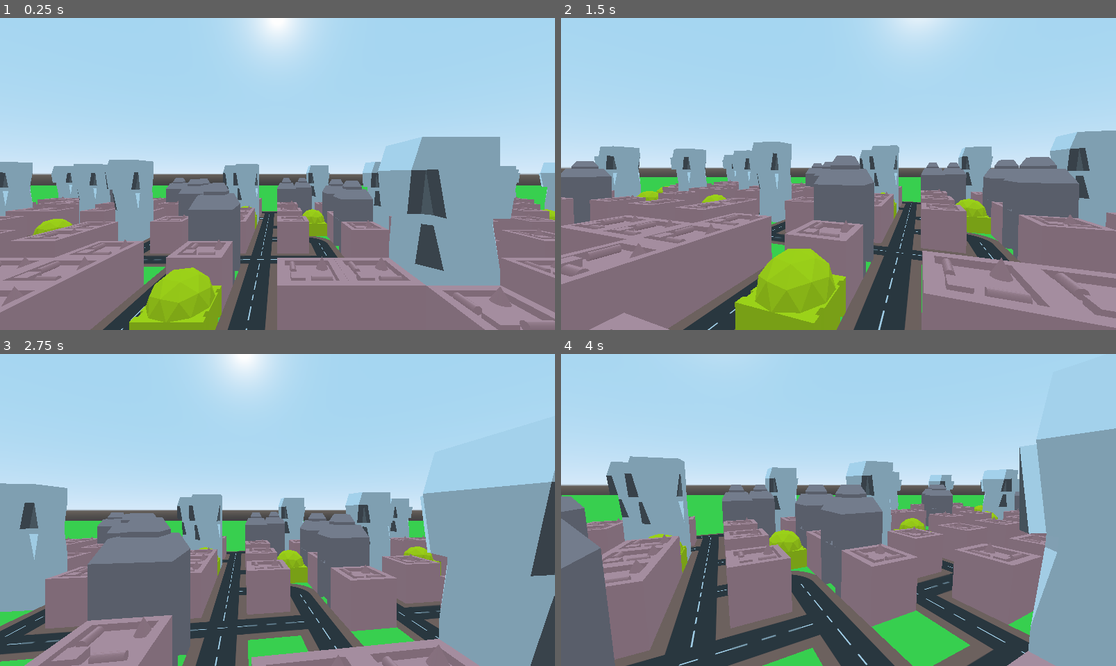
Above: before the commit, frames 1-4 (two rows, left to right).
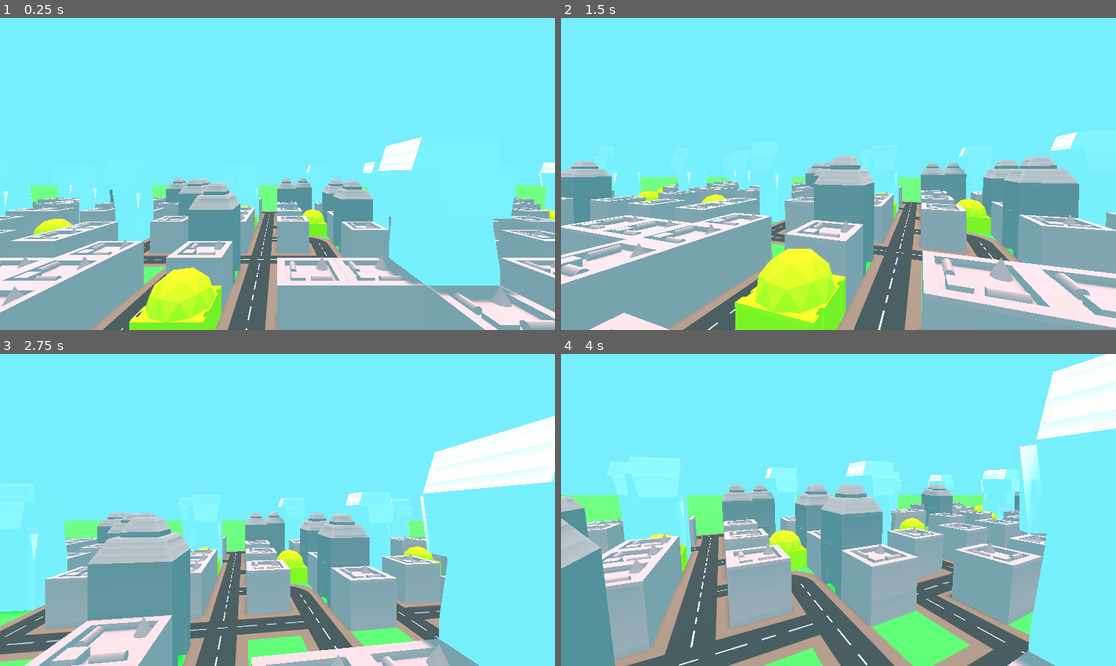
Above: after the commit, the same moments.

Repository: NterpriseCEO/GE-EmergenceProject
Game: Godot game, scene res://City.tscn
Two runs of this game, one before a commit and one after it. Both use one fixed random seed, a clock stepped at 60 frames per second and the inputs below.
Inputs (mouse positions are in pixels of both pictures, inside the frame that each line leads up to):
- Up to frame 1 (0.25 s): no input
- Up to frame 2 (1.5 s): move the mouse to (866, 174) at 0.52 s; hold E (e) 0.53-1.28 s; hold Up (ui_up) from 0.53 s (still down); tap Enter at 1.25 s; move the mouse to (810, 174) at 1.27 s; tap E (e) at 1.35 s
- Up to frame 3 (2.75 s): keep holding Up (ui_up); tap Space at 2 s; move the mouse to (288, 503) at 2.02 s; hold Q (q) from 2.03 s (still down); tap E (e) at 2.3 s
- Up to frame 4 (4 s): keep holding Up (ui_up); tap Enter at 2.75 s; move the mouse to (832, 516) at 2.77 s; release Q (q) at 2.78 s; tap E (e) at 2.85 s; tap Space at 3.5 s; move the mouse to (877, 513) at 3.52 s; hold E (e) from 3.53 s (still down)

The runs differ from the first frame. In frame 1, 100% of the frame differs, in the area x 0-100%, y 0-100%; in frame 2, 100%; in frame 3, 100%; in frame 4, 100%.

Commit message:
Added audio and lighting

Diff:
--- a/City.tscn
+++ b/City.tscn
@@ -1,7 +1,8 @@
-[gd_scene load_steps=12 format=2]
+[gd_scene load_steps=18 format=2]
 
 [ext_resource path="res://scripts/CameraMovement.gd" type="Script" id=1]
 [ext_resource path="res://scripts/GenerateMap.gd" type="Script" id=2]
+[ext_resource path="res://audio/eternal_lullaby.mp3" type="AudioStream" id=3]
 
 [sub_resource type="BoxShape" id=9]
 extents = Vector3( 100, 0.005, 100 )
@@ -25,6 +26,123 @@
 albedo_color = Color( 0.219608, 0.901961, 0.694118, 1 )
 
 [sub_resource type="CapsuleShape" id=8]
+
+[sub_resource type="Animation" id=11]
+length = 0.001
+tracks/0/type = "value"
+tracks/0/path = NodePath(".:rotation_degrees")
+tracks/0/interp = 1
+tracks/0/loop_wrap = true
+tracks/0/imported = false
+tracks/0/enabled = true
+tracks/0/keys = {
+"times": PoolRealArray( 0 ),
+"transitions": PoolRealArray( 1 ),
+"update": 0,
+"values": [ Vector3( -90, 0, 0 ) ]
+}
+tracks/1/type = "value"
+tracks/1/path = NodePath(".:light_energy")
+tracks/1/interp = 1
+tracks/1/loop_wrap = true
+tracks/1/imported = false
+tracks/1/enabled = true
+tracks/1/keys = {
+"times": PoolRealArray( 0 ),
+"transitions": PoolRealArray( 1 ),
+"update": 0,
+"values": [ 1.0 ]
+}
+
+[sub_resource type="Animation" id=10]
+resource_name = "SunRotate"
+length = 300.0
+loop = true
+tracks/0/type = "value"
+tracks/0/path = NodePath(".:rotation_degrees")
+tracks/0/interp = 1
+tracks/0/loop_wrap = true
+tracks/0/imported = false
+tracks/0/enabled = true
+tracks/0/keys = {
+"times": PoolRealArray( 0, 300 ),
+"transitions": PoolRealArray( 1, 1 ),
+"update": 0,
+"values": [ Vector3( -90, 0, 0 ), Vector3( 270, 0, 0 ) ]
+}
+tracks/1/type = "value"
+tracks/1/path = NodePath(".:light_energy")
+tracks/1/interp = 1
+tracks/1/loop_wrap = true
+tracks/1/imported = false
+tracks/1/enabled = true
+tracks/1/keys = {
+"times": PoolRealArray( 0, 75, 225 ),
+"transitions": PoolRealArray( 1, 1, 1 ),
+"update": 0,
+"values": [ 1.0, 0.0, 0.0 ]
+}
+
+[sub_resource type="Environment" id=12]
+background_mode = 1
+background_color = Color( 0.466667, 0.937255, 1, 1 )
+ambient_light_color = Color( 0.466667, 0.937255, 1, 1 )
+
+[sub_resource type="Animation" id=13]
+length = 0.001
+tracks/0/type = "value"
+tracks/0/path = NodePath(".:environment:background_color")
+tracks/0/interp = 1
+tracks/0/loop_wrap = true
+tracks/0/imported = false
+tracks/0/enabled = true
+tracks/0/keys = {
+"times": PoolRealArray( 0 ),
+"transitions": PoolRealArray( 1 ),
+"update": 0,
+"values": [ Color( 0.466667, 0.937255, 1, 1 ) ]
+}
+tracks/1/type = "value"
+tracks/1/path = NodePath(".:environment:ambient_light_color")
+tracks/1/interp = 1
+tracks/1/loop_wrap = true
+tracks/1/imported = false
+tracks/1/enabled = true
+tracks/1/keys = {
+"times": PoolRealArray( 0 ),
+"transitions": PoolRealArray( 1 ),
+"update": 0,
+"values": [ Color( 0.466667, 0.937255, 1, 1 ) ]
+}
+
+[sub_resource type="Animation" id=14]
+resource_name = "SkyColour"
+length = 300.0
+loop = true
+tracks/0/type = "value"
+tracks/0/path = NodePath(".:environment:background_color")
+tracks/0/interp = 1
+tracks/0/loop_wrap = true
+tracks/0/imported = false
+tracks/0/enabled = true
+tracks/0/keys = {
+"times": PoolRealArray( 0, 75.1, 150, 225 ),
+"transitions": PoolRealArray( 1, 1, 1, 1 ),
+"update": 0,
+"values": [ Color( 0.466667, 0.937255, 1, 1 ), Color( 0.466667, 0.937255, 1, 1 ), Color( 0.0588235, 0.0784314, 0.0823529, 1 ), Color( 0.466667, 0.937255, 1, 1 ) ]
+}
+tracks/1/type = "value"
+tracks/1/path = NodePath(".:environment:ambient_light_color")
+tracks/1/interp = 1
+tracks/1/loop_wrap = true
+tracks/1/imported = false
+tracks/1/enabled = true
+tracks/1/keys = {
+"times": PoolRealArray( 0, 12, 24, 36 ),
+"transitions": PoolRealArray( 1, 1, 1, 1 ),
+"update": 0,
+"values": [ Color( 0.466667, 0.937255, 1, 1 ), Color( 0.466667, 0.937255, 1, 1 ), Color( 0.0588235, 0.0784314, 0.0823529, 1 ), Color( 0.466667, 0.937255, 1, 1 ) ]
+}
 
 [node name="Spatial" type="Spatial"]
 script = ExtResource( 2 )
@@ -63,3 +181,26 @@
 shape = SubResource( 8 )
 
 [node name="Camera" type="InterpolatedCamera" parent="KinematicBody/CollisionShape"]
+
+[node name="AudioStreamPlayer" type="AudioStreamPlayer" parent="."]
+process_priority = 1
+stream = ExtResource( 3 )
+autoplay = true
+mix_target = 1
+
+[node name="DirectionalLight" type="DirectionalLight" parent="."]
+transform = Transform( 1, 0, 0, 0, -4.37114e-08, 1, 0, -1, -4.37114e-08, 0, 221.343, 0 )
+shadow_enabled = true
+
+[node name="AnimationPlayer" type="AnimationPlayer" parent="DirectionalLight"]
+autoplay = "SunRotate"
+anims/RESET = SubResource( 11 )
+anims/SunRotate = SubResource( 10 )
+
+[node name="WorldEnvironment" type="WorldEnvironment" parent="."]
+environment = SubResource( 12 )
+
+[node name="AnimationPlayer" type="AnimationPlayer" parent="WorldEnvironment"]
+autoplay = "SkyColour"
+anims/RESET = SubResource( 13 )
+anims/SkyColour = SubResource( 14 )
--- a/models/Car.tscn
+++ b/models/Car.tscn
@@ -17,3 +17,7 @@
 shape = SubResource( 1 )
 
 [node name="car" parent="VehicleBody/CollisionShape" instance=ExtResource( 2 )]
+
+[node name="Spotlight" type="SpotLight" parent="VehicleBody"]
+transform = Transform( 1, 0, 0, 0, -1, 8.74228e-08, 0, -8.74228e-08, -1, 0, 0.15, 0.233616 )
+shadow_enabled = true
Not shown, added: audio/eternal_lullaby.mp3.import
Not shown, added: audio/eternal_lullaby.mp3
